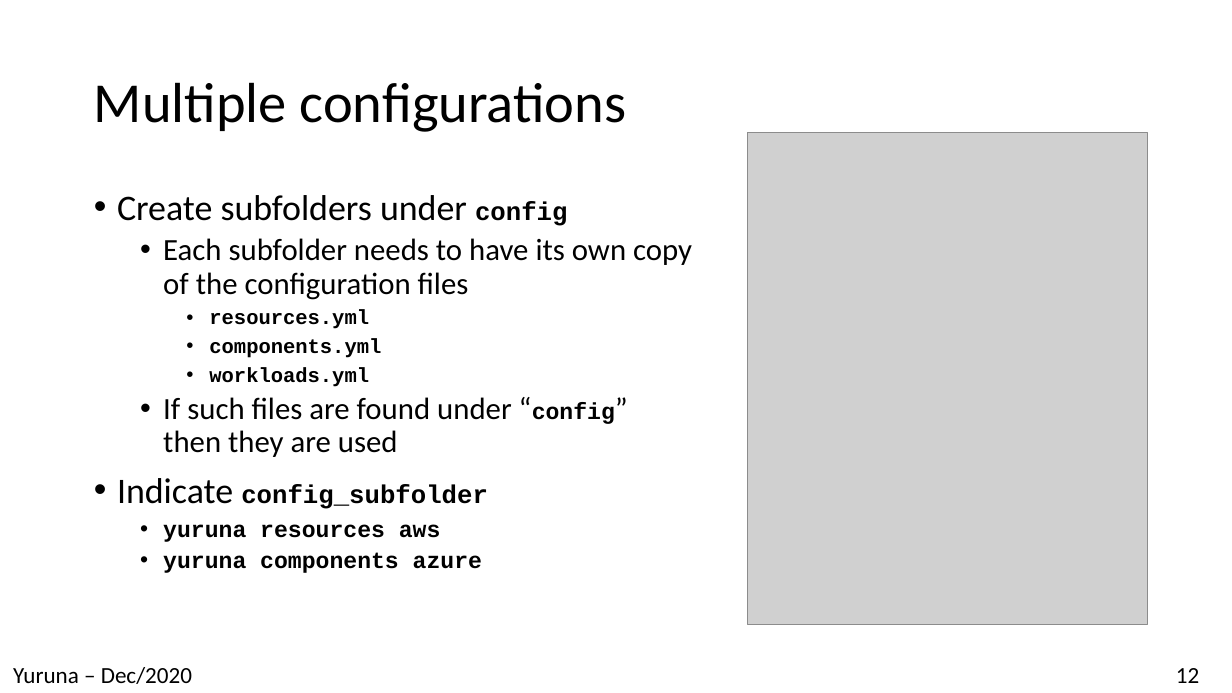
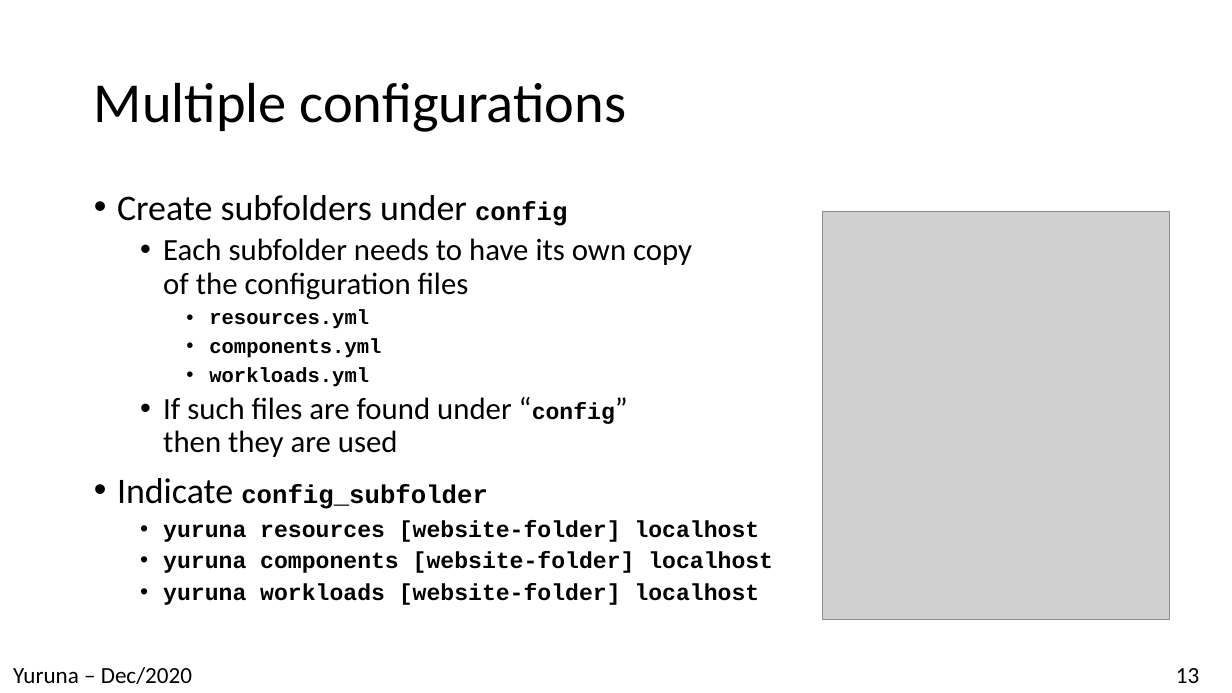
Before and after one commit to alissonsol/Archive, a slide deck: slide 13 of docs/yuruna.pptx (slide 12 before the commit). Drawn at 1232x693 pixels with LibreOffice and Linux fonts; fonts in the diff are those of the drawing; grey boxes stand for pictures. Boxes give left, top, right and bottom in pixels: in the first picture for what was removed or moved away, otherwise in the second. Text is boxed around its words. In the diff, an @@ line names an element or a change of style, - is before the commit and + after.

Commit message:
Cleanup and focus on localhost and Azure for now

```diff
--- a/docs/yuruna.pptx
+++ b/docs/yuruna.pptx
@@ picture: place and size @@
-picture at [748,132,1147,624]
+picture at [823,212,1169,620]
@@ text at [163,520,773,605]: text changed @@
-  • yuruna resources aws
-  • yuruna components azure
+  • yuruna resources [website-folder] localhost
+  • yuruna components [website-folder] localhost
+  • yuruna workloads [website-folder] localhost
@@ page number at [1176,668,1199,683]: text changed @@
-12
+13
```
Also in this commit, not shown: 6 other slides changed, 1 slide added, 42 other files.
